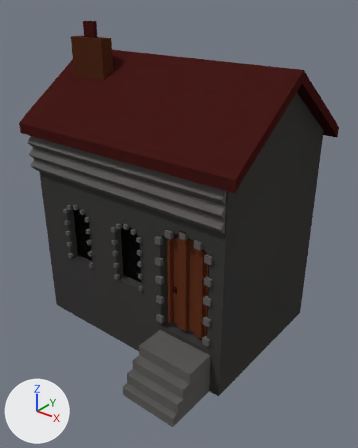
Two versions of the Blender file TheOvercoat/Assets/Models(blend)/Yapılar/BasicBuildings/Duplicates/building23/b23.blend, one commit apart.
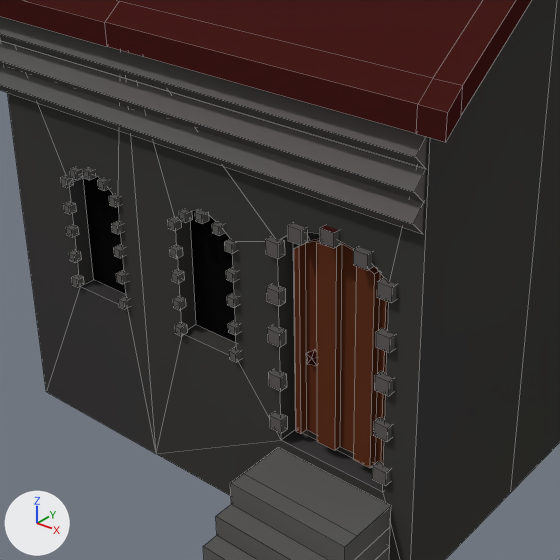
Each version appears first whole from a camera (50 mm lens) standing at (22.9, -31.8, 29.3) and looking at (-1.0, -2.0, 10.8), and next in a close-up on the part from 10% to 80% of the width and 29% to 85% of the height. Lighting does not change. The marker at lower left points along +X, +Y and +Z. The close-ups show mesh edges as thin lines. Objects named as collision shapes, trigger or cutter boxes, shadow casters or lower levels of detail are left out.

Objects in the first close-up: 'b23_LOD0'.
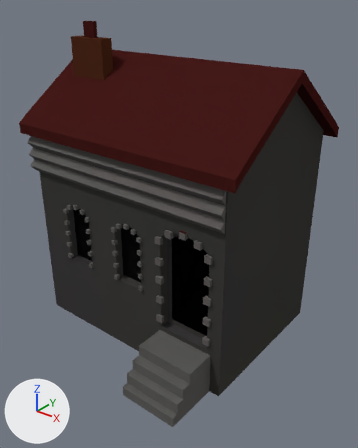
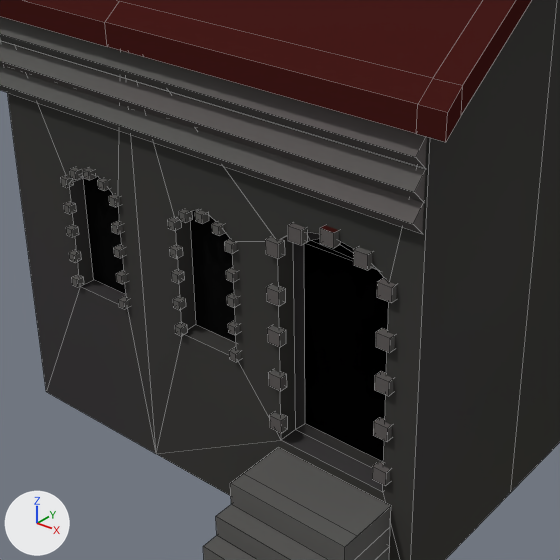
Boxes (x1, y1, x2, y2) around the edits, measured in the close-ups (560 x 560 px):
```json
{"part": 1, "of": "me_cube", "change": "deleted", "before": [306, 351, 317, 366]}
{"part": 2, "of": "me_cube", "change": "cut back", "before": [294, 236, 389, 468], "after": [304, 236, 389, 462]}
```

Scene script edits in JSON lines:
```json
{"block": "me_cube", "where": "# used by ob_b23_lod0; location = (0.0, 0.0, 0.0)"}
{"op": "remove", "block": "me_cube", "code": "me_cube.from_pydata(...)  # 551 vertices, 453 faces; spans x -13.7..8.0, y -11.6..7.8, z 0.1..26.5"}
{"op": "add", "block": "me_cube", "code": "me_cube.from_pydata(...)  # 510 vertices, 410 faces; spans x -13.7..8.0, y -11.6..7.8, z 0.1..26.5"}
{"block": "me_cube", "change": "me_cube part 1: the loose piece of 12 vertices spanning x 2.0..2.6, y -6.7..-6.1, z 7.4..8.1 is deleted"}
{"block": "me_cube", "change": "me_cube part 2"}
{"block": "me_cube", "change": "29 vertices are removed from x 1.7..5.3, y -6.8..-6.2, z 4.6..12.7"}
{"block": "me_cube", "change": "31 faces are deleted"}
{"block": "me_cube", "change": "8 new faces join them"}
```
